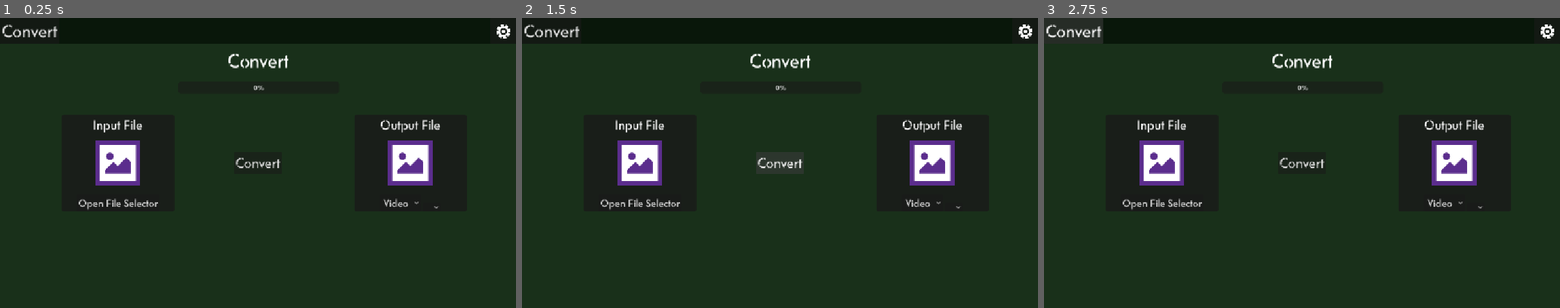
Above: before the commit, frames 1-3 (left to right).
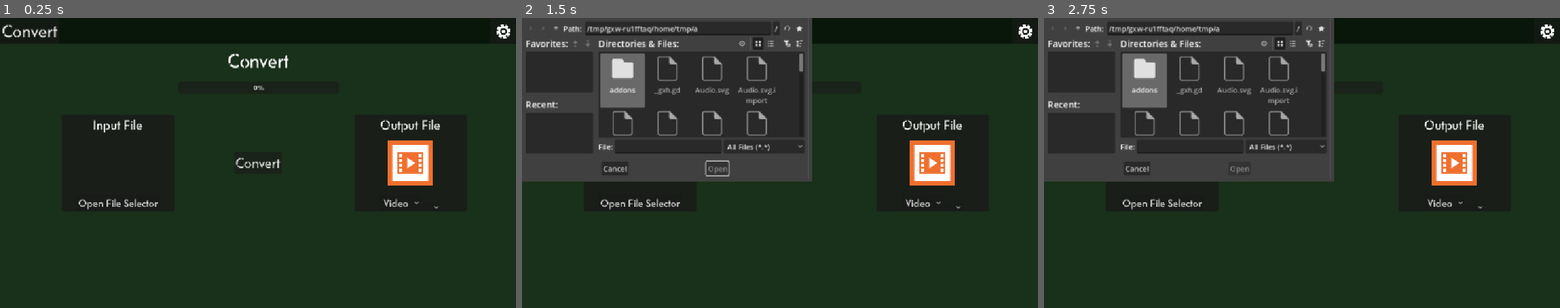
Above: after the commit, the same moments.

Repository: Typ0Codes/ff-mpeg-frontend
Game: Godot game, scene res://Convert.tscn
The game is run twice, just before and just after one commit, with the same random seed, the same clock (stepped at 60 frames per second) and the same inputs.
Inputs (mouse positions are in pixels of both pictures, inside the frame that each line leads up to):
- Up to frame 1 (0.25 s): no input
- Up to frame 2 (1.5 s): click "Open File Selector" at 0.5 s; click "Convert" at 1.25 s
- Up to frame 3 (2.75 s): click (1064, 29) at 2.02 s

The runs differ from the first frame. In frame 1, 2.2% of the frame differs, in the area x 18-84%, y 42-58%; in frame 2, 18%; in frame 3, 19%, in the area x 0-84%, y 0-58%.
Error before the commit: Parse Error: Expected indented block after "if" block. (res://convert.gd:197)

Commit message:
finished cross filetype conversion
transgender files

Diff:
--- a/Convert.tscn
+++ b/Convert.tscn
@@ -161,6 +161,7 @@
 use_native_dialog = true
 
 [node name="TextureRect" type="TextureRect" parent="InputFile" unique_id=182439370]
+visible = false
 layout_mode = 2
 size_flags_horizontal = 4
 size_flags_vertical = 4
@@ -168,6 +169,11 @@
 
 [node name="Label" type="Label" parent="InputFile" unique_id=265426936]
 layout_mode = 2
+offset_transform_enabled = true
+offset_transform_position = Vector2(0, 5.995)
+offset_transform_position_ratio = Vector2(0, 2.445)
+offset_transform_visual_only = false
+theme = ExtResource("2_bypvw")
 horizontal_alignment = 1
 clip_text = true
 text_overrun_behavior = 5
@@ -208,7 +214,7 @@
 layout_mode = 2
 size_flags_horizontal = 4
 size_flags_vertical = 4
-texture = ExtResource("4_65hhb")
+texture = ExtResource("3_x3lue")
 
 [node name="HBoxContainer" type="HBoxContainer" parent="OutputFile" unique_id=1029169400]
 layout_mode = 2
@@ -269,6 +275,20 @@
 max_value = 1.0
 step = 0.001
 
+[node name="YouWin" type="Button" parent="." unique_id=1117261922]
+visible = false
+layout_mode = 1
+anchors_preset = 5
+anchor_left = 0.5
+anchor_right = 0.5
+offset_left = -76.95999
+offset_top = 175.5
+offset_right = 79.036865
+offset_bottom = 202.50005
+grow_horizontal = 2
+theme = ExtResource("2_bypvw")
+text = "...Converted Succesfully!"
+
 [node name="Timer" type="Timer" parent="." unique_id=941021969]
 wait_time = 0.2
 
--- a/convert.gd
+++ b/convert.gd
@@ -121,20 +121,20 @@
 
 #long ass name
 func _extensionselector_dynamic_options() -> void:
-	extenstionselector.clear()
+
 	if (inputfile.get_extension() in audio_extensions) or (inputfile.get_extension() in audio_extensions_weird):
-		for item in audio_extensions:
-			extenstionselector.add_item("." + item)
+		AudioOut = true
 		$InputFile/TextureRect.texture = Audio_Image
 	elif (inputfile.get_extension() in video_extensions) or (inputfile.get_extension() in video_extensions_weird):
-		for item in video_extensions:
-			extenstionselector.add_item("." + item)
+		VideoOut = true
 		$InputFile/TextureRect.texture = Video_Image
 	elif (inputfile.get_extension() in image_extensions) or (inputfile.get_extension() in image_extensions_weird):
-
+		ImageOut = true
 		$InputFile/TextureRect.texture = Image_Image
 	$InputFile/TextureRect.visible = true
 	$InputFile/Label.text = inputfile.get_file()
+
+	dynadds()
 
 
 func _on_timer_timeout() -> void:
@@ -195,3 +195,35 @@
 
 func _on_filetypeselector_item_selected(index: int) -> void:
 	if index == 0:
+		VideoOut = true
+	if index == 1:
+		AudioOut = true
+	if index == 2:
+		ImageOut = true
+	dynadds()
+
+#i sure love how there is no rhyme or reason to how i name anything
+func dynadds():
+	extenstionselector.clear()
+	if VideoOut:
+		for item in video_extensions:
+			extenstionselector.add_item("." + item)
+	if AudioOut:
+		for item in audio_extensions:
+			extenstionselector.add_item("." + item)
+	if ImageOut:
+		for item in image_extensions:
+			extenstionselector.add_item("." + item)
+
+func _process(delta: float) -> void:
+	if VideoOut:
+		$OutputFile/TextureRect.texture = Video_Image
+	if AudioOut:
+		$OutputFile/TextureRect.texture = Audio_Image
+	if ImageOut:
+		$OutputFile/TextureRect.texture = Image_Image
+
+
+
+func _on_you_win_pressed() -> void:
+	pass # Replace with function body.
